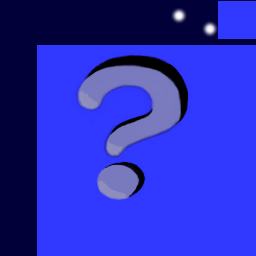
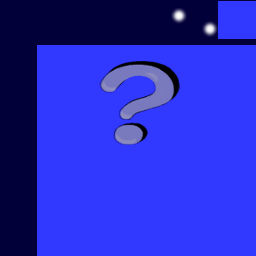
Revision of a layered 256 x 256 image; what changed, layer by layer:
painted on "Diffuse.png" over <box>72,54,189,200</box>
